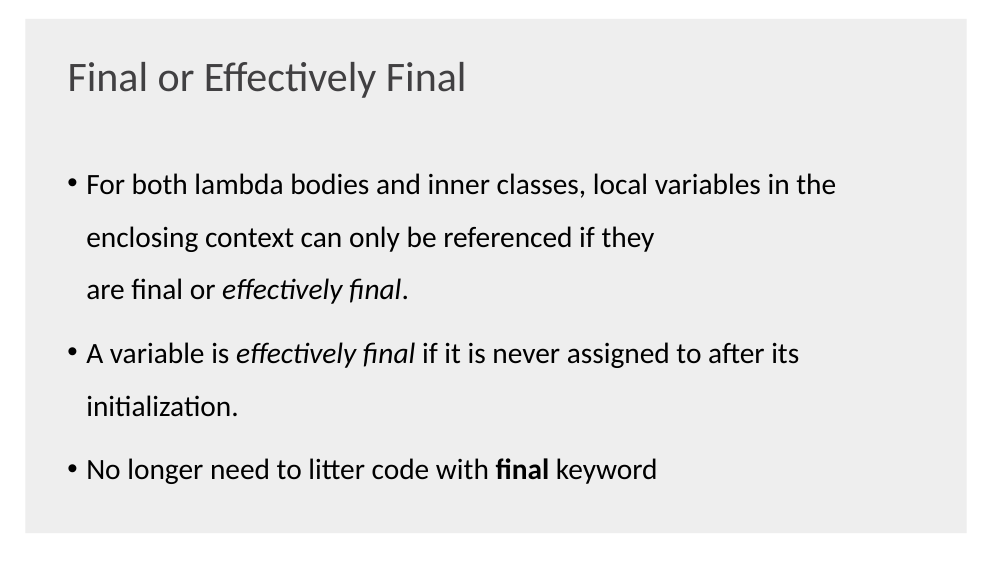
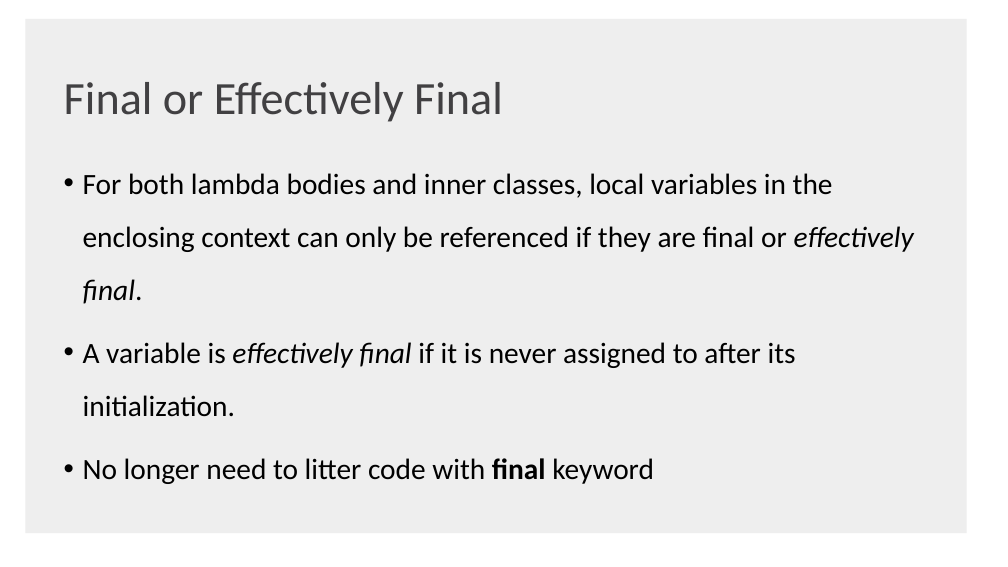
Before and after one commit to shaojie-xu-kp/Java8_lunch_learn, a slide deck: slide 11 of Java 8 & TDP.pptx (slide 16 before the commit). Drawn at 1008x567 pixels with LibreOffice and Linux fonts; fonts in the diff are those of the drawing; background and template pictures are left out. Boxes give left, top, right and bottom in pixels: in the first picture for what was removed or moved away, otherwise in the second. Text is boxed around its words. In the diff, an @@ line names an element or a change of style, - is before the commit and + after.

```diff
--- a/Java 8 & TDP.pptx
+++ b/Java 8 & TDP.pptx
@@ text "Final or Effectively Final": place and size @@
-text "Final or Effectively Final" at bbox=[68, 62, 467, 98]
+text "Final or Effectively Final" at bbox=[64, 82, 503, 122]
@@ text "Final or Effectively Final" at bbox=[64, 82, 503, 122]: size 40 to 44 pt; less space between paragraphs @@
@@ text "For both lambda bodies and ..." rewrapped from bbox=[86, 173, 836, 484] to bbox=[83, 173, 914, 484] @@
```
Also in this commit, not shown: 41 other slides changed, 3 slides added, 15 slides removed, 1 other file.
